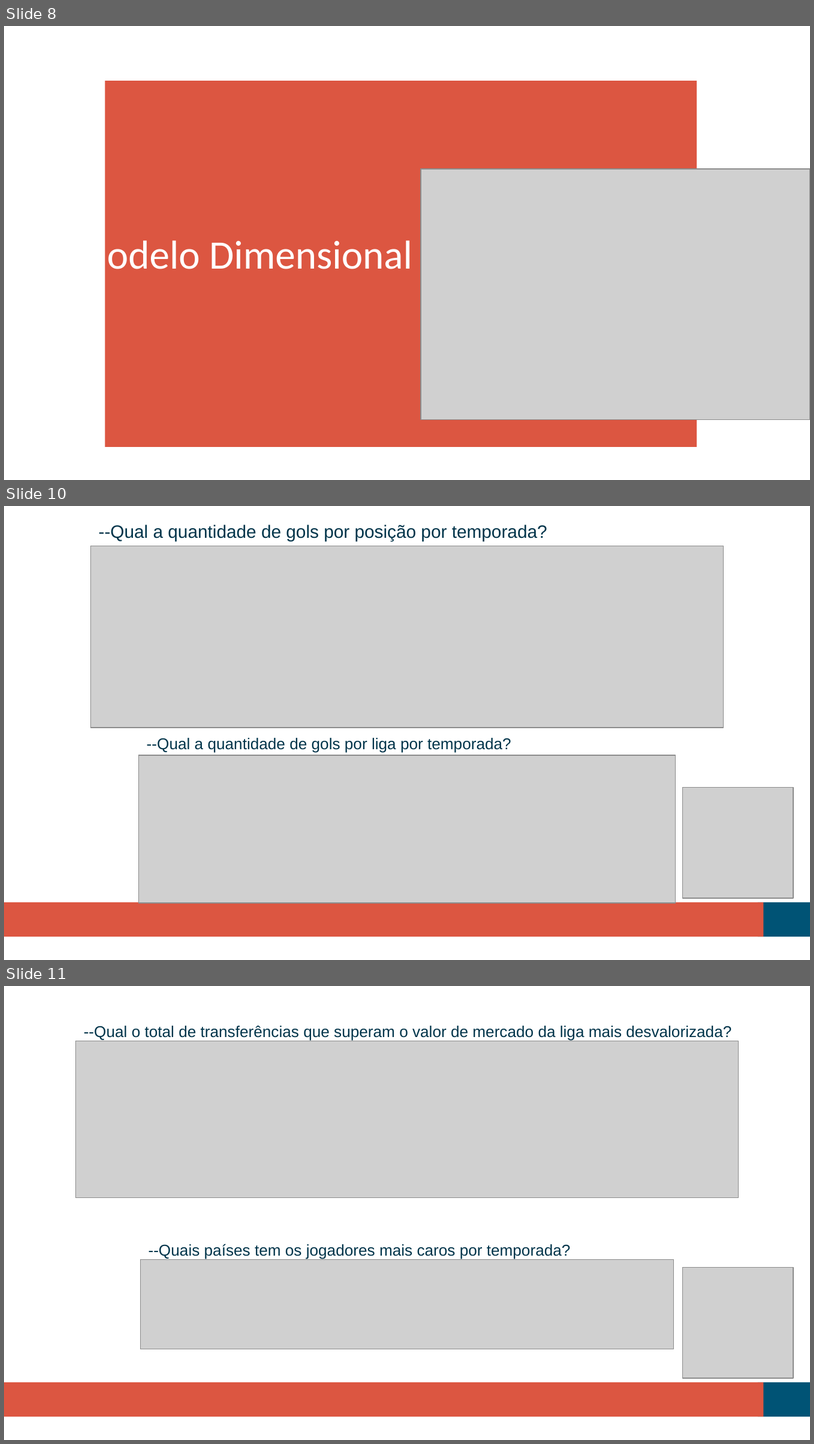
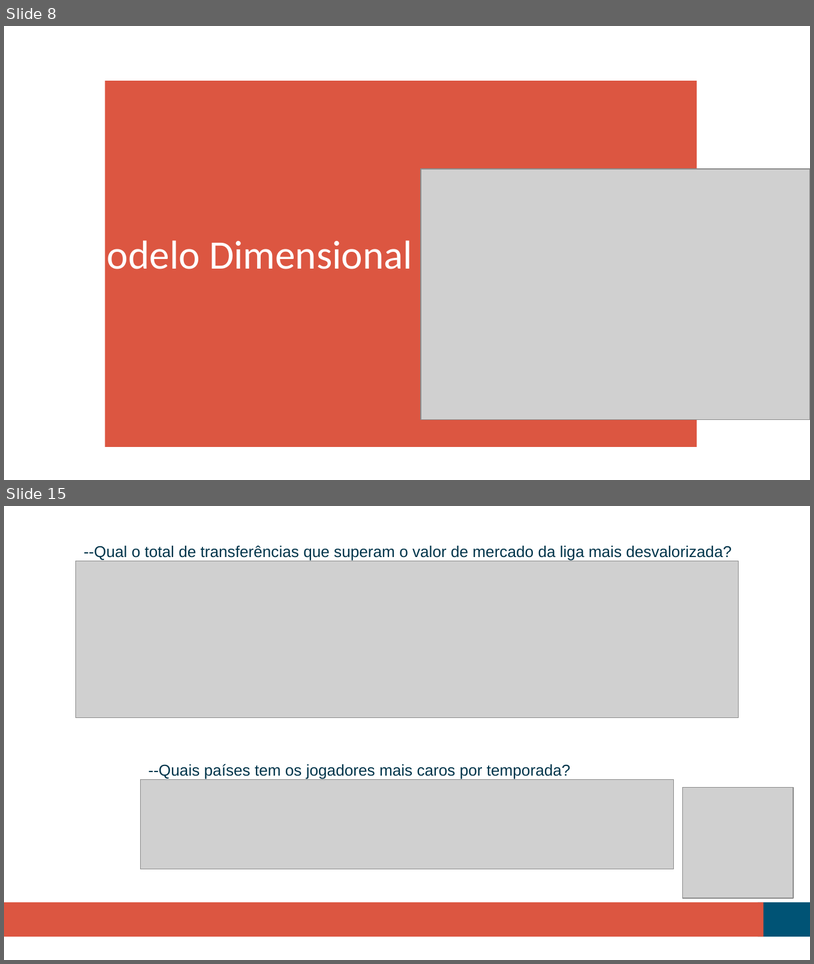
Before and after one commit to paulovsnts/Scouting_Football_Manager, a slide deck: Pitch_do_Projeto.pptx. Shown one above the other, each under a label of ours: slides 8, 10 and 11 before the commit, slides 8 and 15 after it; the slides between them are not shown. The pictures are 814x1444 and 814x964 pixels, drawn with LibreOffice and Linux fonts; fonts in the diff are those of the drawing; grey boxes stand for pictures. Boxes give left, top, right and bottom in pixels: in the first picture for what was removed or moved away, otherwise in the second. Text is boxed around its words. In the diff, an @@ line names an element or a change of style, - is before the commit and + after.

```diff
--- a/Pitch_do_Projeto.pptx
+++ b/Pitch_do_Projeto.pptx
@@ slide 10 removed at (4, 506, 810, 960), background #FFFFFF; not listed: 2 template elements that a slide beside it also shows @@
@@ text removed at (99, 525, 548, 541) @@
---Qual a quantidade de gols por posição por temporada?
@@ picture removed at (91, 546, 724, 728) @@
@@ text removed at (147, 738, 512, 753) @@
---Qual a quantidade de gols por liga por temporada?
@@ picture removed at (138, 755, 676, 903) @@
@@ picture removed at (683, 787, 794, 898) @@
@@ what was slide 11 is now slide 15 @@
```
Also in this commit, not shown: 1 slide changed, 7 slides added, 2 other slides removed, 4 other files.
